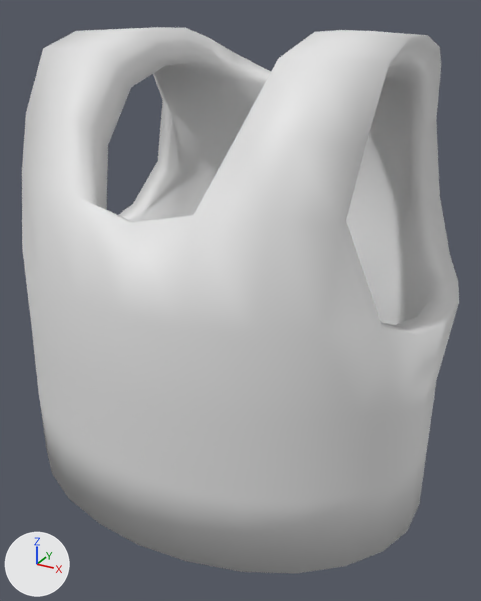
Two versions of the FBX model contents/mods/XOF/media/models_x/skinned/clothes/M_XOFVest.fbx, one commit apart.
The view is the same before and after, from a camera (50 mm lens) standing at (0.00189, -0.00295, 0.00844) and looking at (0.00008, 0.00033, 0.0068). Arrows for +X, +Y and +Z are at lower left; the lights stay in place.

The first picture shows 'Circle_Circle.003'.
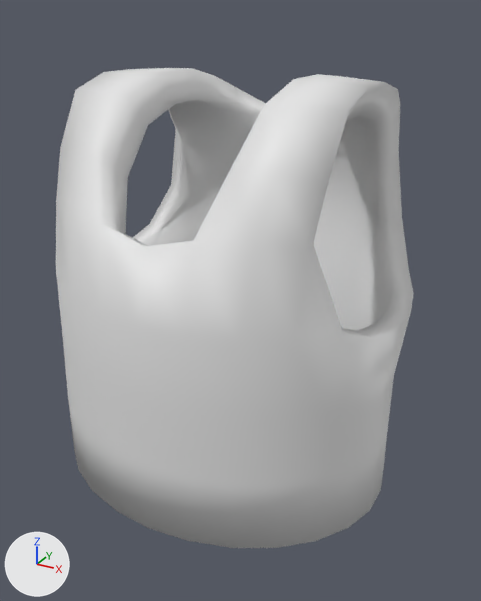
What differs and where, as boxes [x1, y1, x2, y2] in the pictures (481 x 601 px; the box of a moved part takes in the faces that stretch with it):
'Circle_Circle.003', reshaped, moved, rescaled (18% narrower, 12% shorter): before [22, 27, 459, 573]; after [56, 68, 414, 548]
part 1 of me_circle_circle_001, moved or reshaped: before [45, 27, 459, 324]; after [76, 68, 414, 329]
part 2 of me_circle_circle_001, moved or reshaped: before [407, 447, 427, 531]; after [370, 421, 389, 509]
part 3 of me_circle_circle_001, moved or reshaped: before [131, 210, 459, 470]; after [143, 229, 411, 456]

What the commit changed:
me_circle_circle_001 has 372 vertices, 380 faces and spans x -0.0076..0.0076, y 0.0027..0.0197, z -0.0073..0.0065.
me_circle_circle_001 is used by ob_circle_circle_003; location (0.0, 0.000321, 0.005274); rotation (1.571, 0.0, 0.0), in degrees (90, 0, 0); scale (0.176, 0.156, 0.16).
me_circle_circle_001 part 1: all 126 vertices in x -0.0076..0.0076, y 0.0109..0.0197, z -0.0073..0.0 are moved by (0.0, 0.0, 0.0002).
me_circle_circle_001 part 2: all 34 vertices in x -0.0073..0.0073, y 0.0055..0.0064, z -0.0056..0.0003 are moved by (0.0, 0.0, 0.0002).
me_circle_circle_001 part 3: all 34 vertices in x -0.0073..0.0073, y 0.0082..0.009, z -0.006..0.0003 are moved by (0.0, 0.0, 0.0002).
Object 'Circle_Circle.003' (ob_circle_circle_003) moves from (0.0, 0.000321, 0.005274) to (0.0, 0.000321, 0.005352).
Object 'Circle_Circle.003' (ob_circle_circle_003) is rescaled from (0.176, 0.156, 0.16) to (0.144, 0.14, 0.144).
